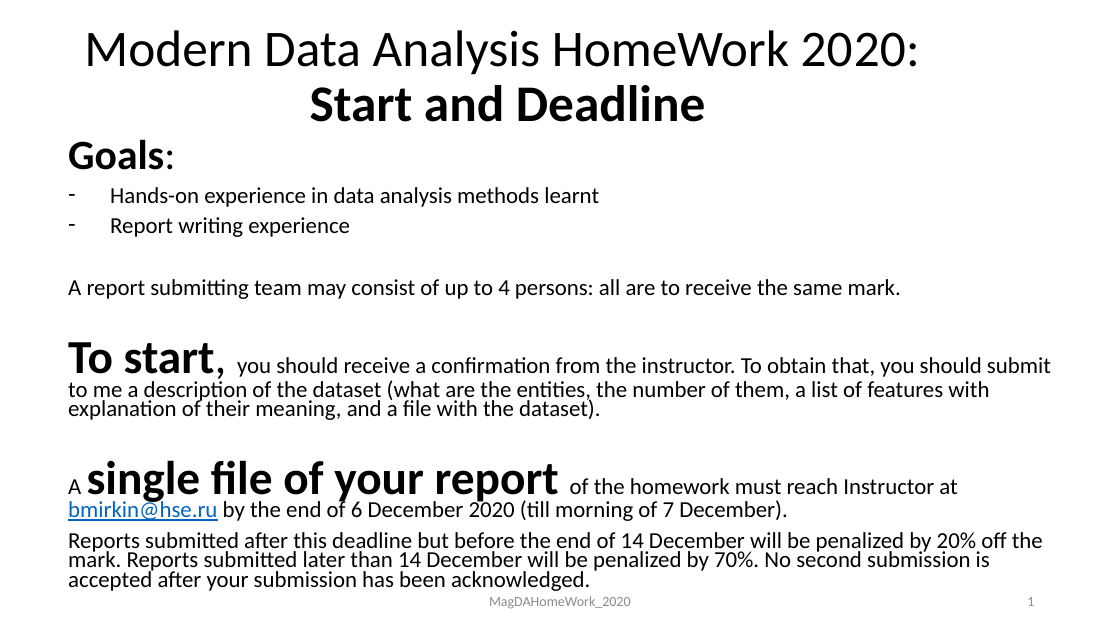
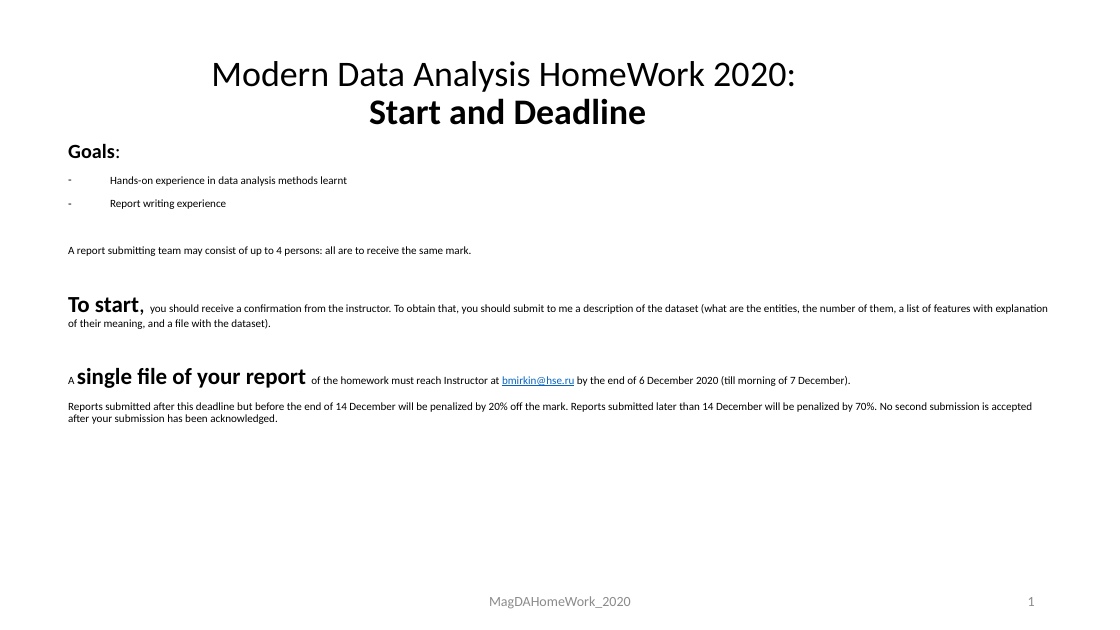
Before and after one commit to Sorooshi/Modern_Methods_of_Data_Analysis, a slide deck: slide 1 of slides/Home Work 2020.pptx. Drawn at 1120x630 pixels with LibreOffice and Linux fonts; fonts in the diff are those of the drawing. Boxes give left, top, right and bottom in pixels: in the first picture for what was removed or moved away, otherwise in the second. Text is boxed around its words. In the diff, an @@ line names an element or a change of style, - is before the commit and + after.

```diff
--- a/slides/Home Work 2020.pptx
+++ b/slides/Home Work 2020.pptx
@@ text "Modern Data Analysis HomeWork 2020: ..." at [211,61,796,125]: size 44 to 30.8 pt @@
@@ text "Goals:" at [68,144,1049,424]: size 35.7 to 17.3 pt in "Goals:"; size 19.6 to 9.5 pt; size 40.6 to 19.7 pt in "To start,", "single file of your report"; line spacing 0.7 to 0.9 @@
@@ text "MagDAHomeWork_2020" at [489,596,631,609]: text colour #8C8C8C to #8B8B8B @@
```
Also in this commit, not shown: 9 other slides changed, 1 other file.
